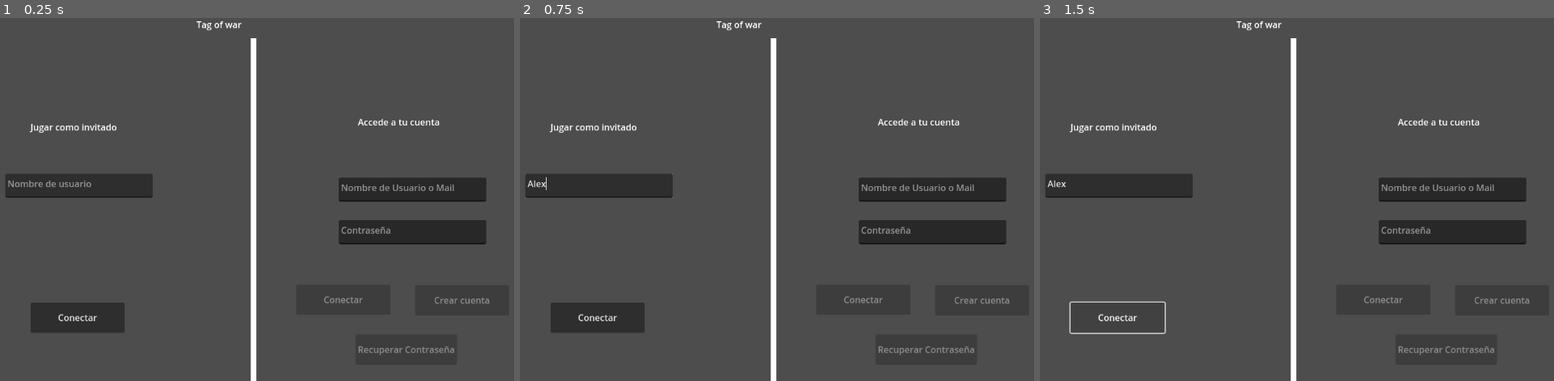
Above: before the commit, frames 1-3 (left to right).
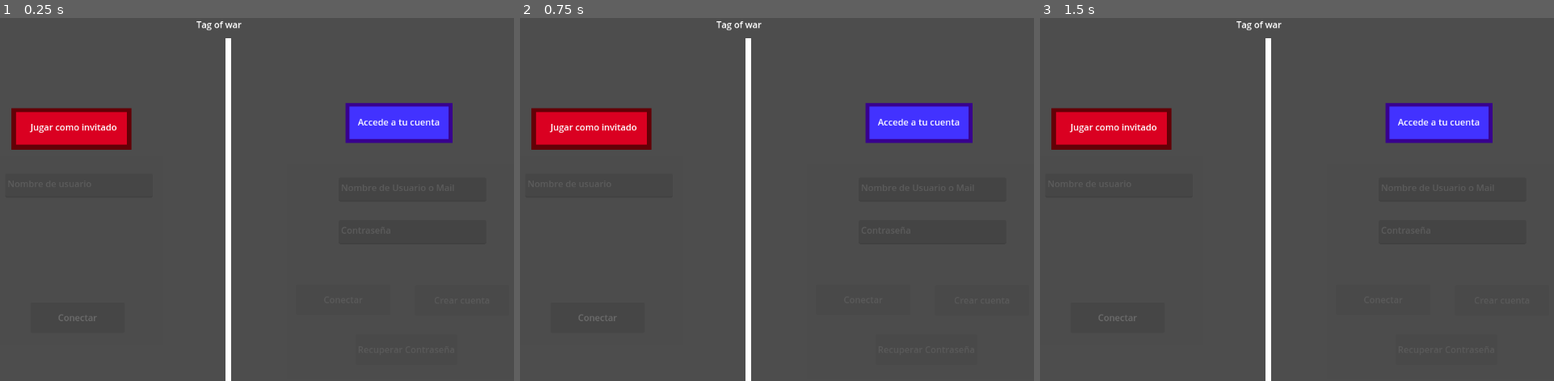
Above: after the commit, the same moments.

Repository: codemonsters/tag-of-war
Game: Godot game, scene res://menu/main.tscn
Two runs of this game, one before a commit and one after it. Both use one fixed random seed, a clock stepped at 60 frames per second and the inputs below.
Inputs (mouse positions are in pixels of both pictures, inside the frame that each line leads up to):
- Up to frame 1 (0.25 s): no input
- Up to frame 2 (0.75 s): click (597, 184) at 0.52 s; type "Alex" at 0.6 s
- Up to frame 3 (1.5 s): click "Conectar" at 1.25 s

The runs differ from the first frame. In frame 1, 11% of the frame differs, in the area x 1-96%, y 5-100%; in frame 2, 11%; in frame 3, 12%.

Commit message:
Mejoras en el menú de identificación

Diff:
--- /dev/null
+++ b/cliente/src/menu/identificacion.gd
@@ -0,0 +1,21 @@
+extends Node2D
+
+
+# Called when the node enters the scene tree for the first time.
+func _ready() -> void:
+	pass # Replace with function body.
+
+
+# Called every frame. 'delta' is the elapsed time since the previous frame.
+func _process(delta: float) -> void:
+	pass
+
+
+func _on_boton_invitado_pressed() -> void:
+	$RectanguloTapaInvitado.visible = false
+	$RectanguloTapaCuenta.visible = true
+	$TxtUsuarioInvitado.grab_focus()
+
+func _on_boton_cuenta_pressed() -> void:
+	$RectanguloTapaCuenta.visible = false
+	$RectanguloTapaInvitado.visible = true
--- a/cliente/src/menu/identificacion.tscn
+++ b/cliente/src/menu/identificacion.tscn
@@ -1,8 +1,12 @@
-[gd_scene format=3 uid="uid://drgbmgqnsdkfr"]
+[gd_scene load_steps=2 format=3 uid="uid://drgbmgqnsdkfr"]
+
+[ext_resource type="Script" path="res://menu/identificacion.gd" id="1_m0pgg"]
 
 [node name="Node2D" type="Node2D"]
+script = ExtResource("1_m0pgg")
 
 [node name="LineaVertical" type="Line2D" parent="."]
+position = Vector2(-45, 0)
 points = PackedVector2Array(637, 36, 637, 720)
 
 [node name="LblJugarComoInvitado" type="Label" parent="."]
@@ -12,6 +16,32 @@
 text = "Jugar como invitado"
 horizontal_alignment = 1
 
+[node name="BordeRectInvitado" type="ColorRect" parent="LblJugarComoInvitado"]
+show_behind_parent = true
+layout_mode = 0
+offset_left = 205.0
+offset_top = -22.0
+offset_right = 419.0
+offset_bottom = 52.0
+color = Color(0.38977, 0, 0.0292614, 1)
+
+[node name="RectInvitado" type="ColorRect" parent="LblJugarComoInvitado"]
+show_behind_parent = true
+layout_mode = 0
+offset_left = 213.0
+offset_top = -15.0
+offset_right = 411.0
+offset_bottom = 43.0
+color = Color(0.853401, 0, 0.129171, 1)
+
+[node name="BotonInvitado" type="Button" parent="LblJugarComoInvitado"]
+modulate = Color(0.854902, 0, 0.00392157, 0)
+layout_mode = 0
+offset_left = 220.0
+offset_top = -15.0
+offset_right = 409.0
+offset_bottom = 43.0
+
 [node name="LblAccesoCuenta" type="Label" parent="."]
 offset_left = 642.0
 offset_top = 174.0
@@ -19,6 +49,31 @@
 offset_bottom = 237.0
 text = "Accede a tu cuenta"
 horizontal_alignment = 1
+
+[node name="BordeRectCuenta" type="ColorRect" parent="LblAccesoCuenta"]
+show_behind_parent = true
+layout_mode = 0
+offset_left = 159.0
+offset_top = -22.0
+offset_right = 350.0
+offset_bottom = 49.0
+color = Color(0.218056, 0.00040064, 0.561593, 1)
+
+[node name="RectCuenta" type="ColorRect" parent="LblAccesoCuenta"]
+show_behind_parent = true
+layout_mode = 0
+offset_left = 166.0
+offset_top = -16.0
+offset_right = 343.0
+offset_bottom = 42.0
+color = Color(0.258814, 0.196818, 1, 1)
+
+[node name="BotonCuenta" type="Button" parent="LblAccesoCuenta"]
+modulate = Color(1, 1, 1, 0)
+offset_left = 166.0
+offset_top = -16.0
+offset_right = 343.0
+offset_bottom = 42.0
 
 [node name="TxtUsuarioInvitado" type="TextEdit" parent="."]
 offset_left = 194.0
@@ -73,3 +128,20 @@
 offset_bottom = 619.0
 disabled = true
 text = "Recuperar Contraseña"
+
+[node name="RectanguloTapaInvitado" type="ColorRect" parent="."]
+offset_left = 169.0
+offset_top = 247.0
+offset_right = 475.0
+offset_bottom = 582.0
+color = Color(0.298039, 0.298039, 0.298039, 0.784314)
+
+[node name="RectanguloTapaCuenta" type="ColorRect" parent="."]
+offset_left = 697.0
+offset_top = 262.0
+offset_right = 1128.0
+offset_bottom = 645.0
+color = Color(0.298039, 0.298039, 0.298039, 0.784314)
+
+[connection signal="pressed" from="LblJugarComoInvitado/BotonInvitado" to="." method="_on_boton_invitado_pressed"]
+[connection signal="pressed" from="LblAccesoCuenta/BotonCuenta" to="." method="_on_boton_cuenta_pressed"]
